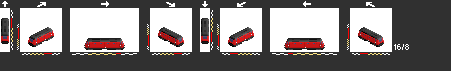
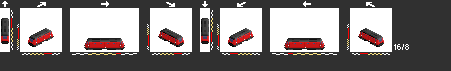
Layered file, before and after one edit (w=451, h=71). Changes by layer:
renamed "Layer 0" to "Layer 5", painted on it over <box>41,27,371,41</box>
